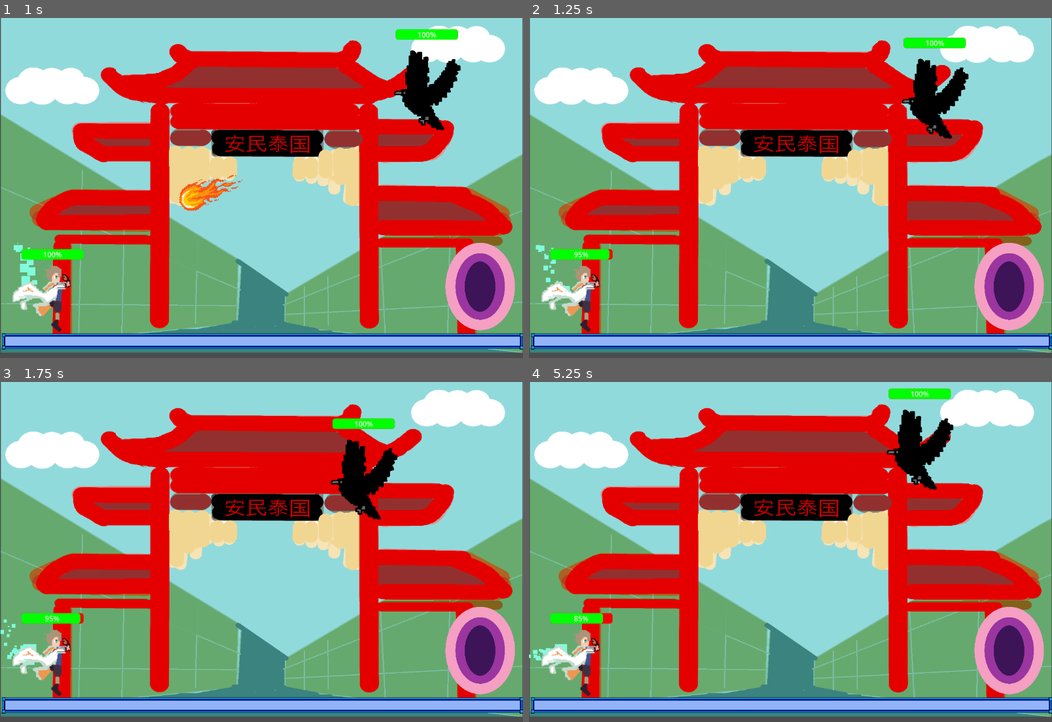
Above: before the commit, frames 1-4 (two rows, left to right).
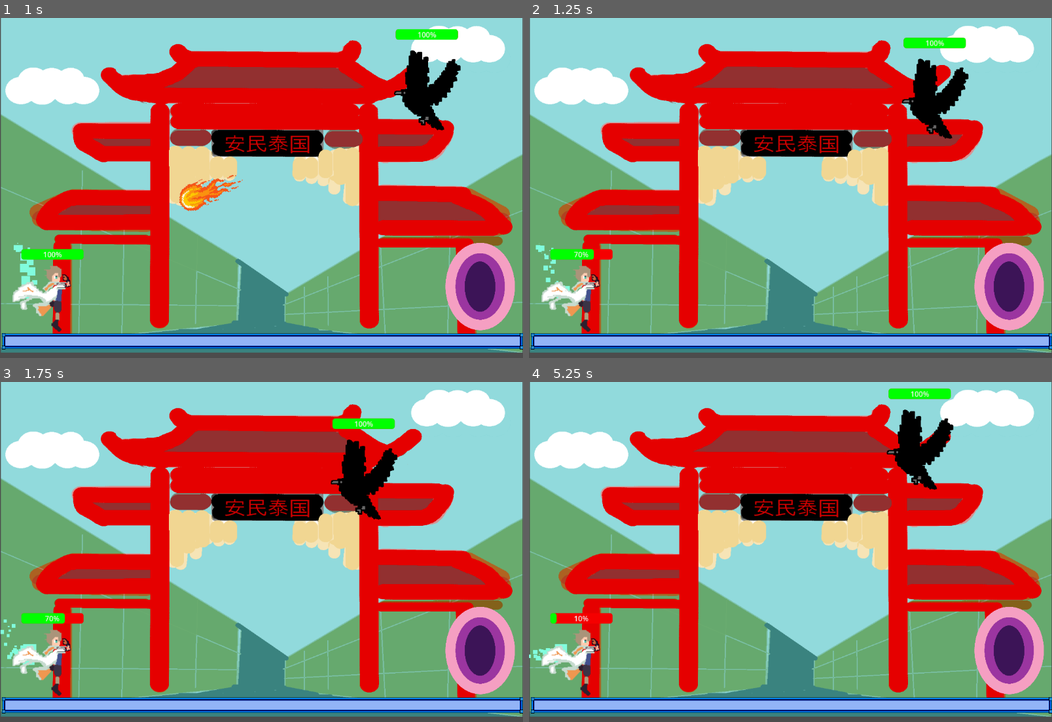
Above: after the commit, the same moments.

Repository: jwang5-dot/12-DT-Project
Game: Godot game, scene res://scene/mainmenu.tscn
Same seed, same stepped clock (60 frames per second), same inputs: the game is played once before the commit and once after it.
Inputs (mouse positions are in pixels of both pictures, inside the frame that each line leads up to):
- Up to frame 1 (1 s): click "PLAY" at 0.5 s
- Up to frame 2 (1.25 s): no input
- Up to frame 3 (1.75 s): tap Enter (ui_accept) at 1.25, 1.52 s; move the mouse to (376, 535) at 1.27 s; hold Right (ui_right) from 1.28 s (still down)
- Up to frame 4 (5.25 s): move the mouse to (685, 569) at 2.02 s; tap Enter (ui_accept) at 2.27, 3.77, 4.52 s; move the mouse to (842, 477) at 2.77 s; release Right (ui_right) at 2.78 s; hold Left (ui_left) 2.78-3.53 s; move the mouse to (764, 620) at 3.52 s; hold Right (ui_right) 3.53-5.03 s; move the mouse to (947, 603) at 4.27 s; move the mouse to (633, 501) at 5.02 s; hold Left (ui_left) from 5.03 s (still down)

Frame 1 is identical in both runs. In frame 2, 0.1% of the frame differs, in the area x 8-16%, y 67-72%; in frame 3, 0.1%; in frame 4, 0.3%, in the area x 4-15%, y 67-72%.

Commit message:
Changing Player to 30 damage taken

Diff:
--- a/assessment-game/scene/Level 2.tscn
+++ b/assessment-game/scene/Level 2.tscn
@@ -9,6 +9,12 @@
 
 [sub_resource type="RectangleShape2D" id="RectangleShape2D_y32ns"]
 size = Vector2(1148, 24.249994)
+
+[sub_resource type="RectangleShape2D" id="RectangleShape2D_brqh1"]
+size = Vector2(20, 720)
+
+[sub_resource type="RectangleShape2D" id="RectangleShape2D_h7in3"]
+size = Vector2(8.5, 732.5)
 
 [sub_resource type="CapsuleShape2D" id="CapsuleShape2D_2p7nl"]
 radius = 55.0
@@ -30,6 +36,14 @@
 [node name="CollisionShape2D" type="CollisionShape2D" parent="StaticBody2D" unique_id=548512493]
 position = Vector2(571, 709)
 shape = SubResource("RectangleShape2D_y32ns")
+
+[node name="CollisionShape2D2" type="CollisionShape2D" parent="StaticBody2D" unique_id=1847639150]
+position = Vector2(-9, 359)
+shape = SubResource("RectangleShape2D_brqh1")
+
+[node name="CollisionShape2D3" type="CollisionShape2D" parent="StaticBody2D" unique_id=75531789]
+position = Vector2(1155.75, 367.25)
+shape = SubResource("RectangleShape2D_h7in3")
 
 [node name="CharacterBody2D2" parent="." unique_id=1653680679 node_paths=PackedStringArray("point_a", "point_b") instance=ExtResource("4_h7in3")]
 position = Vector2(1020.00006, 145.99997)
--- a/assessment-game/scene/Level 4.tscn
+++ b/assessment-game/scene/Level 4.tscn
@@ -7,6 +7,12 @@
 
 [sub_resource type="RectangleShape2D" id="RectangleShape2D_16vqg"]
 size = Vector2(1175, 29)
+
+[sub_resource type="RectangleShape2D" id="RectangleShape2D_yavb0"]
+size = Vector2(24, 755)
+
+[sub_resource type="RectangleShape2D" id="RectangleShape2D_g46qk"]
+size = Vector2(29, 742.375)
 
 [sub_resource type="CapsuleShape2D" id="CapsuleShape2D_wjxe6"]
 radius = 67.0
@@ -28,6 +34,14 @@
 [node name="CollisionShape2D2" type="CollisionShape2D" parent="StaticBody2D" unique_id=48585223]
 position = Vector2(998, 533)
 shape = SubResource("RectangleShape2D_16vqg")
+
+[node name="CollisionShape2D" type="CollisionShape2D" parent="StaticBody2D" unique_id=1588617861]
+position = Vector2(408, 184.5)
+shape = SubResource("RectangleShape2D_yavb0")
+
+[node name="CollisionShape2D3" type="CollisionShape2D" parent="StaticBody2D" unique_id=1530044474]
+position = Vector2(1596.5, 181)
+shape = SubResource("RectangleShape2D_g46qk")
 
 [node name="CharacterBody2D2" parent="." unique_id=1277688742 node_paths=PackedStringArray("point_a", "point_b") instance=ExtResource("4_yavb0")]
 position = Vector2(1026, 173)
--- a/assessment-game/scene/enemy_bullet.tscn
+++ b/assessment-game/scene/enemy_bullet.tscn
@@ -3,14 +3,15 @@
 [ext_resource type="Script" uid="uid://dg7jiedhp1w1q" path="res://scripts/enemy_bullet.gd" id="1_uy161"]
 [ext_resource type="Texture2D" uid="uid://e3vjrkdknlas" path="res://images/fireball-removebg-preview (1).png" id="2_jiqoc"]
 
-[sub_resource type="CircleShape2D" id="CircleShape2D_mgp66"]
-radius = 78.00641
+[sub_resource type="RectangleShape2D" id="RectangleShape2D_uy161"]
+size = Vector2(150, 62)
 
 [node name="Enemy_Bullet" type="Area2D" unique_id=782878298]
 script = ExtResource("1_uy161")
 
 [node name="CollisionShape2D" type="CollisionShape2D" parent="." unique_id=1909484062]
-shape = SubResource("CircleShape2D_mgp66")
+position = Vector2(-1, -1)
+shape = SubResource("RectangleShape2D_uy161")
 
 [node name="VisibleOnScreenEnabler2D" type="VisibleOnScreenEnabler2D" parent="." unique_id=599386115]
 position = Vector2(-69, -37)
--- a/assessment-game/scripts/enemy_rc.gd
+++ b/assessment-game/scripts/enemy_rc.gd
@@ -62,7 +62,7 @@
 
 func take_damage() -> void:
 	if health > 1:
-		health -= 5
+		health -= 3
 		health_ui.value = health
 	else:
 		queue_free()
--- a/assessment-game/scripts/player_1.gd
+++ b/assessment-game/scripts/player_1.gd
@@ -83,7 +83,7 @@
 
 func take_damage() -> void:
 	if health > 1:
-		health -= 5
+		health -= 30
 		health_ui.value = health
 	else:
 		get_tree().reload_current_scene()
